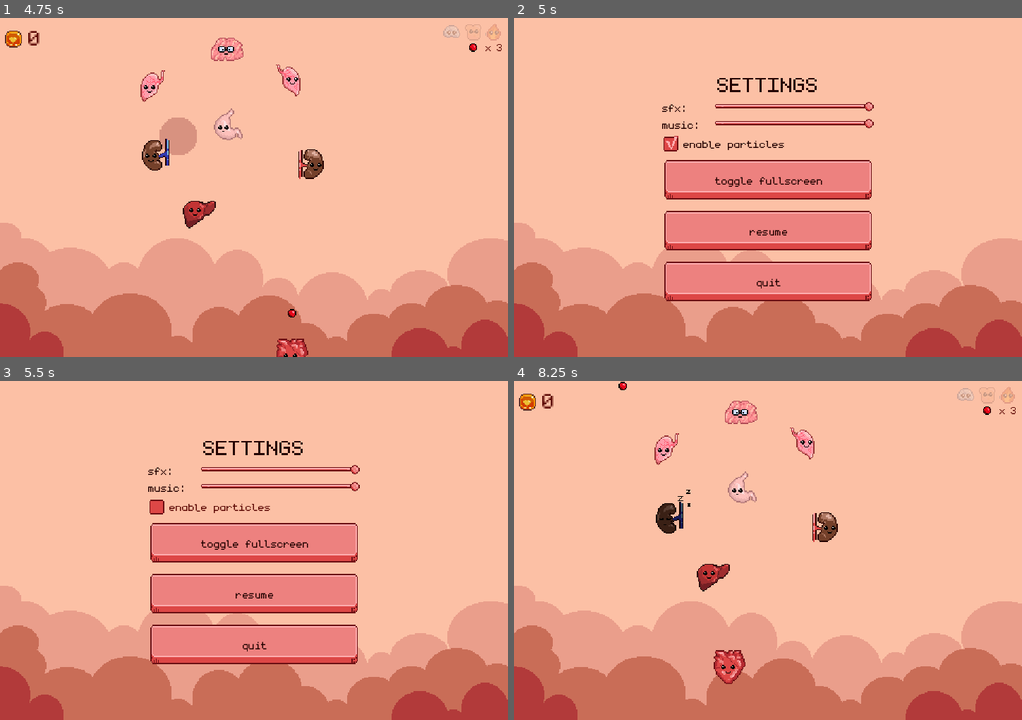
Above: before the commit, frames 1-4 (two rows, left to right).
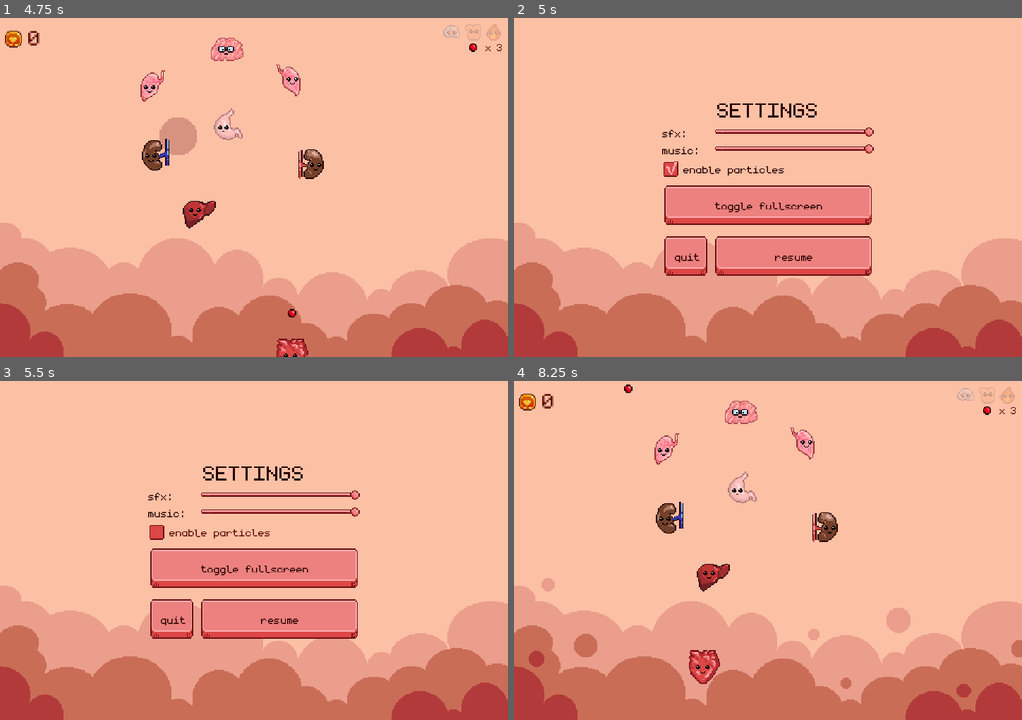
Above: after the commit, the same moments.

Repository: dmitriy-shmilo/arkabeat
Game: Godot game, scene res://screens/title/title.tscn
Two runs of this game, one before a commit and one after it. Both use one fixed random seed, a clock stepped at 60 frames per second and the inputs below. Sound files missing from this copy of the repository are replaced by a short silence.
Inputs (mouse positions are in pixels of both pictures, inside the frame that each line leads up to):
- Up to frame 1 (4.75 s): click "new game" at 0.5 s; tap Enter at 1.25 s; move the mouse to (284, 187) at 1.27 s; move the mouse to (228, 187) at 2.02 s; move the mouse to (264, 180) at 2.77 s; move the mouse to (248, 194) at 3.52 s; move the mouse to (289, 190) at 4.27 s
- Up to frame 2 (5 s): tap Escape (pause) at 4.9 s
- Up to frame 3 (5.5 s): click "enable particles" at 5 s
- Up to frame 4 (8.25 s): click "resume" at 5.75 s; tap Space at 6.5 s; move the mouse to (615, 499) at 6.52 s; click (615, 499) at 6.67 s; move the mouse to (793, 550) at 7.27 s; click (793, 550) at 7.42 s; move the mouse to (691, 465) at 8.02 s; click (691, 465) at 8.17 s

Frame 1 is identical in both runs. In frame 2, 17% of the frame differs, in the area x 29-71%, y 17-84%; in frame 3, 17%; in frame 4, 2.3%.
Error in both runs: Trying to assign value of type 'AnimatedSprite' to a variable of type 'Sprite'. (res://bat/bat.gd:6)

Commit message:
Don't pause music with the game, quit to main menu from pause, fixed particles setting for the background

Diff:
--- a/background.gd
+++ b/background.gd
@@ -21,7 +21,7 @@
 	if not is_inside_tree():
 		return
 	_static_particles.visible = not PersistedSettings.enable_particles \
-		and not allow_particles
+		and allow_particles
 	for p in _particle_emitters:
 		p.visible = PersistedSettings.enable_particles \
 			and allow_particles \
--- a/screens/main/main.gd
+++ b/screens/main/main.gd
@@ -57,7 +57,6 @@
 		_settings.visible = true
 		get_tree().paused = true
 		Input.set_mouse_mode(Input.MOUSE_MODE_VISIBLE)
-		_music.stream_paused = true
 
 
 func _unhandled_input(event: InputEvent):
@@ -156,5 +155,10 @@
 func _on_Settings_back_pressed():
 	_settings.visible = false
 	get_tree().paused = false
-	Input.set_mouse_mode(Input.MOUSE_MODE_HIDDEN)
-	_music.stream_paused = false
+	Input.set_mouse_mode(Input.MOUSE_MODE_CAPTURED)
+
+
+func _on_Settings_quit_pressed():
+	_settings.visible = false
+	get_tree().paused = false
+	get_tree().change_scene("res://screens/title/title.tscn")
--- a/screens/main/main.tscn
+++ b/screens/main/main.tscn
@@ -246,13 +246,14 @@
 [node name="ColorRect" parent="CanvasLayer/GUI/Settings" index="0"]
 color = Color( 0.2, 0.2, 0.2, 0.764706 )
 
-[node name="BackButton" parent="CanvasLayer/GUI/Settings/VBoxContainer" index="5"]
+[node name="BackButton" parent="CanvasLayer/GUI/Settings/VBoxContainer/HBoxContainer" index="1"]
 text = "resume"
 
 [node name="Audio" type="AudioStreamPlayer" parent="."]
 bus = "Sfx"
 
 [node name="Music" type="AudioStreamPlayer" parent="."]
+pause_mode = 2
 stream = ExtResource( 11 )
 autoplay = true
 stream_paused = true
@@ -265,5 +266,6 @@
 [connection signal="collided" from="Projectile" to="Bat" method="_on_Projectile_collided"]
 [connection signal="back_pressed" from="CanvasLayer/GUI/Settings" to="." method="_on_Settings_back_pressed"]
 [connection signal="back_pressed" from="CanvasLayer/GUI/Settings" to="Background" method="_on_Settings_back_pressed"]
+[connection signal="quit_pressed" from="CanvasLayer/GUI/Settings" to="." method="_on_Settings_quit_pressed"]
 
 [editable path="CanvasLayer/GUI/Settings"]
--- a/screens/settings/settings.gd
+++ b/screens/settings/settings.gd
@@ -6,9 +6,9 @@
 onready var _enable_particles_checkbox = $VBoxContainer/ParticlesCheckbox
 
 signal back_pressed
+signal quit_pressed
 
 func _ready():
-	_quit_button.visible = _quit_button.visible and not OS.has_feature("HTML5")
 	_load_settings()
 
 
@@ -29,7 +29,7 @@
 
 
 func _on_QuitButton_pressed():
-	get_tree().quit()
+	emit_signal("quit_pressed")
 
 
 func _on_Settings_visibility_changed():
--- a/screens/settings/settings.tscn
+++ b/screens/settings/settings.tscn
@@ -51,17 +51,17 @@
 }
 
 [node name="Title" type="Label" parent="VBoxContainer"]
-margin_top = 19.0
+margin_top = 43.0
 margin_right = 200.0
-margin_bottom = 45.0
+margin_bottom = 69.0
 custom_fonts/font = ExtResource( 3 )
 text = "SETTINGS"
 align = 1
 
 [node name="SfxContainer" type="HBoxContainer" parent="VBoxContainer"]
-margin_top = 49.0
+margin_top = 73.0
 margin_right = 200.0
-margin_bottom = 62.0
+margin_bottom = 86.0
 
 [node name="SfxLabel" type="Label" parent="VBoxContainer/SfxContainer"]
 margin_right = 46.0
@@ -77,9 +77,9 @@
 size_flags_horizontal = 3
 
 [node name="MusicContainer" type="HBoxContainer" parent="VBoxContainer"]
-margin_top = 66.0
+margin_top = 90.0
 margin_right = 200.0
-margin_bottom = 79.0
+margin_bottom = 103.0
 
 [node name="MusicLabel" type="Label" parent="VBoxContainer/MusicContainer"]
 margin_right = 46.0
@@ -95,35 +95,40 @@
 size_flags_horizontal = 3
 
 [node name="ParticlesCheckbox" type="CheckBox" parent="VBoxContainer"]
-margin_top = 83.0
+margin_top = 107.0
 margin_right = 200.0
-margin_bottom = 99.0
+margin_bottom = 123.0
 pressed = true
 text = "enable particles"
 
 [node name="FullscreenButton" type="Button" parent="VBoxContainer"]
-margin_top = 103.0
+margin_top = 127.0
 margin_right = 200.0
-margin_bottom = 148.0
+margin_bottom = 172.0
 text = "toggle fullscreen"
 
-[node name="BackButton" type="Button" parent="VBoxContainer"]
-margin_top = 152.0
+[node name="HBoxContainer" type="HBoxContainer" parent="VBoxContainer"]
+margin_top = 176.0
 margin_right = 200.0
-margin_bottom = 197.0
+margin_bottom = 221.0
+
+[node name="QuitButton" type="Button" parent="VBoxContainer/HBoxContainer"]
+margin_right = 44.4022
+margin_bottom = 45.0
+text = "quit"
+
+[node name="BackButton" type="Button" parent="VBoxContainer/HBoxContainer"]
+margin_left = 48.0
+margin_right = 200.0
+margin_bottom = 45.0
+size_flags_horizontal = 3
 text = "back"
-
-[node name="QuitButton" type="Button" parent="VBoxContainer"]
-margin_top = 201.0
-margin_right = 200.0
-margin_bottom = 246.0
-text = "quit"
 [connection signal="visibility_changed" from="." to="." method="_on_Settings_visibility_changed"]
 [connection signal="value_changed" from="VBoxContainer/SfxContainer/SfxSlider" to="." method="_on_SfxSlider_value_changed"]
 [connection signal="value_changed" from="VBoxContainer/MusicContainer/MusicSlider" to="." method="_on_MusicSlider_value_changed"]
 [connection signal="toggled" from="VBoxContainer/ParticlesCheckbox" to="." method="_on_ParticlesCheckbox_toggled"]
 [connection signal="pressed" from="VBoxContainer/FullscreenButton" to="." method="_on_FullscreenButton_pressed"]
-[connection signal="pressed" from="VBoxContainer/BackButton" to="." method="_on_BackButton_pressed"]
-[connection signal="pressed" from="VBoxContainer/QuitButton" to="." method="_on_QuitButton_pressed"]
+[connection signal="pressed" from="VBoxContainer/HBoxContainer/QuitButton" to="." method="_on_QuitButton_pressed"]
+[connection signal="pressed" from="VBoxContainer/HBoxContainer/BackButton" to="." method="_on_BackButton_pressed"]
 
 [editable path="Background"]
--- a/screens/title/title.tscn
+++ b/screens/title/title.tscn
@@ -89,31 +89,7 @@
 visible = false
 color = Color( 0.635294, 0.423529, 0.423529, 1 )
 
-[node name="Title" parent="Settings/VBoxContainer" index="0"]
-margin_top = 43.0
-margin_bottom = 69.0
-
-[node name="SfxContainer" parent="Settings/VBoxContainer" index="1"]
-margin_top = 73.0
-margin_bottom = 86.0
-
-[node name="MusicContainer" parent="Settings/VBoxContainer" index="2"]
-margin_top = 90.0
-margin_bottom = 103.0
-
-[node name="ParticlesCheckbox" parent="Settings/VBoxContainer" index="3"]
-margin_top = 107.0
-margin_bottom = 123.0
-
-[node name="FullscreenButton" parent="Settings/VBoxContainer" index="4"]
-margin_top = 127.0
-margin_bottom = 172.0
-
-[node name="BackButton" parent="Settings/VBoxContainer" index="5"]
-margin_top = 176.0
-margin_bottom = 221.0
-
-[node name="QuitButton" parent="Settings/VBoxContainer" index="6"]
+[node name="QuitButton" parent="Settings/VBoxContainer/HBoxContainer" index="0"]
 visible = false
 [connection signal="pressed" from="VBoxContainer/NewGameButton" to="." method="_on_NewGameButton_pressed"]
 [connection signal="pressed" from="VBoxContainer/SettingsButton" to="." method="_on_SettingsButton_pressed"]
